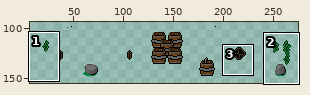
A sprite sheet gets an edit: sprites/spr_house_farwayRoad_01/layers/75e4182a-3767-484c-8bd2-562bef3660c1/f24d9d41-ce0a-44de-b358-322c0a04d53f.png. Above: a wide view before the commit, with the close-up outlined.
Close-up. Earlier state:
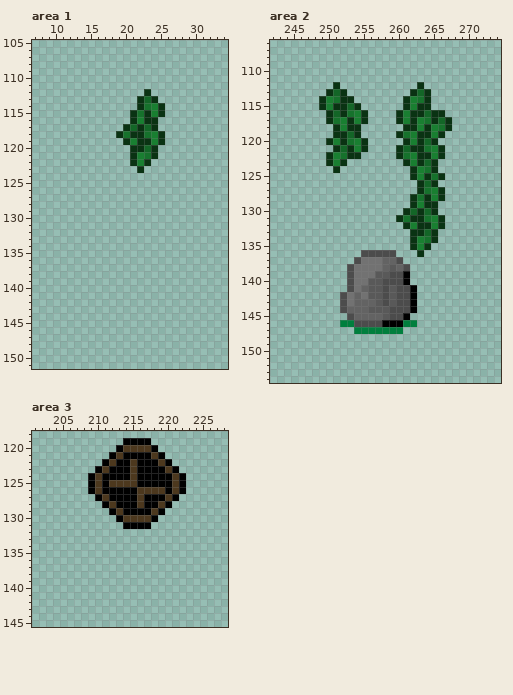
The file is 288x160 pixels. Colours within 5 levels of each other are drawn and written as one. Shown: area 1: x 7..34, y 105..151; area 2: x 242..274, y 106..154; area 3: x 201..228, y 118..145. The wide view leaves out empty margins.
The result:
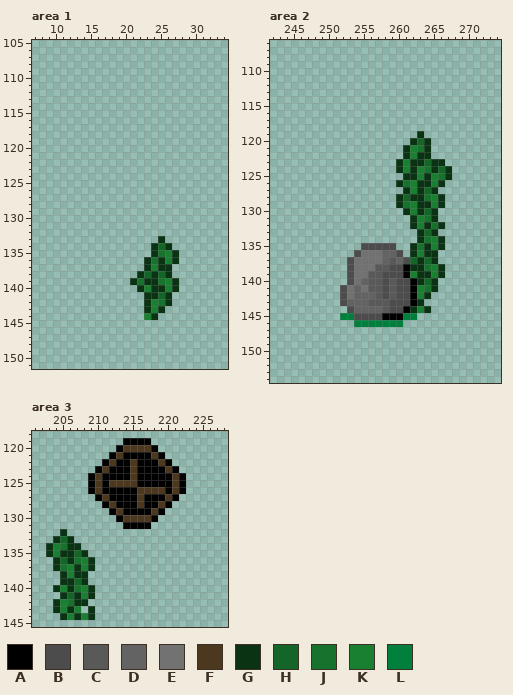
Palette (. is transparent): A #000000  B #4c4c4c  C #595959  D #636363  E #727272  F #4c381e  G #0a3313  H #136627  J #16722c  K #197f31  L #007f3d
What changed:
Area 1:
y 112: x 23 G -> .
y 113: x 22..24 GHG -> ...
y 114: x 22..25 GJKG -> ....
y 115: x 21..25 GJGKG -> .....
y 116: x 21..24 GKGG -> ....
y 117: x 20..24 GHGHG -> .....
y 118: x 19..25 GJGGJKG -> .......
y 119: x 20..25 GKGGKG -> ......
y 120: x 21..24 GGHG -> ....
y 121: x 21..24 GKJG -> ....
y 122: x 21..23 GKG -> ...
y 123: x 22 G -> .
y 133: x 25 . -> G
y 134: x 24..26 ... -> GHG
y 135: x 24..27 .... -> GJKG
y 136: x 23..27 ..... -> GJGKG
y 137: x 23..26 .... -> GKGG
y 138: x 22..26 ..... -> GHGHG
y 139: x 21..27 ....... -> GJGGJKG
y 140: x 22..27 ...... -> GKGGKG
y 141: x 23..26 .... -> GGHG
y 142: x 23..26 .... -> GKJG
y 143: x 23..25 ... -> GKG
y 144: x 23..24 .. -> KG
Area 2:
y 112: x 251 G -> .; x 263 G -> .
y 113: x 250..252 GHG -> ...; x 262..264 GHG -> ...
y 114: x 249..253 GKJGG -> .....; x 261..264 GKJG -> ....
y 115: x 249..254 GKGGHG -> ......; x 261..264 GKGG -> ....
y 116: x 250..255 GHGJKG -> ......; x 260..266 GKGGHGG -> .......
y 117: x 250..255 GJKGKG -> ......; x 260..267 GKGKJGHG -> ........
y 118: x 251..254 GKGG -> ....; x 261..267 GGKGKJG -> .......
y 119: x 251..254 GGHG -> ....; x 260..262 GJK -> ...; x 264..266 GKG -> ...
y 120: x 250..255 GKGJKG -> ......; x 261..265 GKGHG -> .GHG.
y 121: x 251..255 GHGKG -> .....; x 260..266 GHGGJKG -> .GKJG..
y 122: x 250..254 GKJGG -> .....; x 260..261 GJ -> .G; x 265..266 KG -> ..
y 123: x 250..252 GKG -> ...; x 260..262 .GK -> GKG; x 266 . -> G
y 124: x 251 G -> .; x 260..261 .. -> GK; x 266..267 .. -> HG
y 125: x 261 . -> G; x 265..267 JG. -> KJG
y 126: x 260..262 ... -> GJK; x 264..266 HG. -> GKG
y 127: x 261..262 .. -> GK; x 264..266 JKG -> HG.
y 128: x 260..261 .. -> GH; x 263..264 JG -> GJ
y 129: x 260..263 ..GK -> GJKG; x 265..266 G. -> KG
y 130: x 262 H -> K
y 131: x 260..261 GJ -> ..; x 263 G -> K; x 265..266 KG -> G.
y 132: x 261..263 GKG -> .GK; x 265 K -> J
y 133: x 262 G -> .
y 134: x 262..263 GK -> .G; x 265..266 G. -> KG
y 135: x 255..259 ..... -> BBBBB; x 263 K -> J; x 265..266 .. -> KG
y 136: x 254..260 .BBBBB. -> BEEEDDB; x 262..265 .G.. -> GKGG
y 137: x 253..254 .B -> BE; x 259..265 DB..... -> CDBHGHG
y 138: x 257..266 EDCDB..... -> CCBBAGGJKG
y 139: x 256 E -> C; x 258 C -> B; x 262..266 ..... -> KGGKG
y 140: x 255 E -> D; x 259 B -> C; x 261..265 A.... -> BAGHG
y 141: x 252..255 .BED -> BEDE; x 263..265 ... -> KJG
y 142: x 255..256 EC -> DD; x 263..264 .. -> KG
y 143: x 253 E -> D; x 256 D -> C; x 258..259 BC -> CB; x 263 . -> G
y 144: x 252..253 BD -> .B; x 256..257 CC -> DD; x 261..264 BA.. -> AGKG
y 145: x 252..262 .BDDDDCBBA. -> LLBBBBAAALL
y 146: x 252..262 LLBBBBAAALL -> ..LLLLLLL..
y 147: x 254..260 LLLLLLL -> .......
Area 3:
y 132: x 205 . -> G
y 133: x 204..206 ... -> GHG
y 134: x 203..207 ..... -> GKJGG
y 135: x 203..208 ...... -> GKGGHG
y 136: x 204..209 ...... -> GHGJKG
y 137: x 204..209 ...... -> GJKGKG
y 138: x 205..208 .... -> GKGG
y 139: x 205..208 .... -> GGHG
y 140: x 204..209 ...... -> GKGJKG
y 141: x 205..209 ..... -> GHGKG
y 142: x 204..208 ..... -> GKJGG
y 143: x 204..207 .... -> GKGK; x 209 . -> G
y 144: x 205..209 ..... -> GKGKG
Boxes around the changes in both close-ups, in picture pixels (x1, y1, x2, y2):
erased: (116, 89, 165, 173)
added: (130, 236, 179, 320)
changed: (319, 82, 452, 334)
added: (46, 529, 95, 620)
